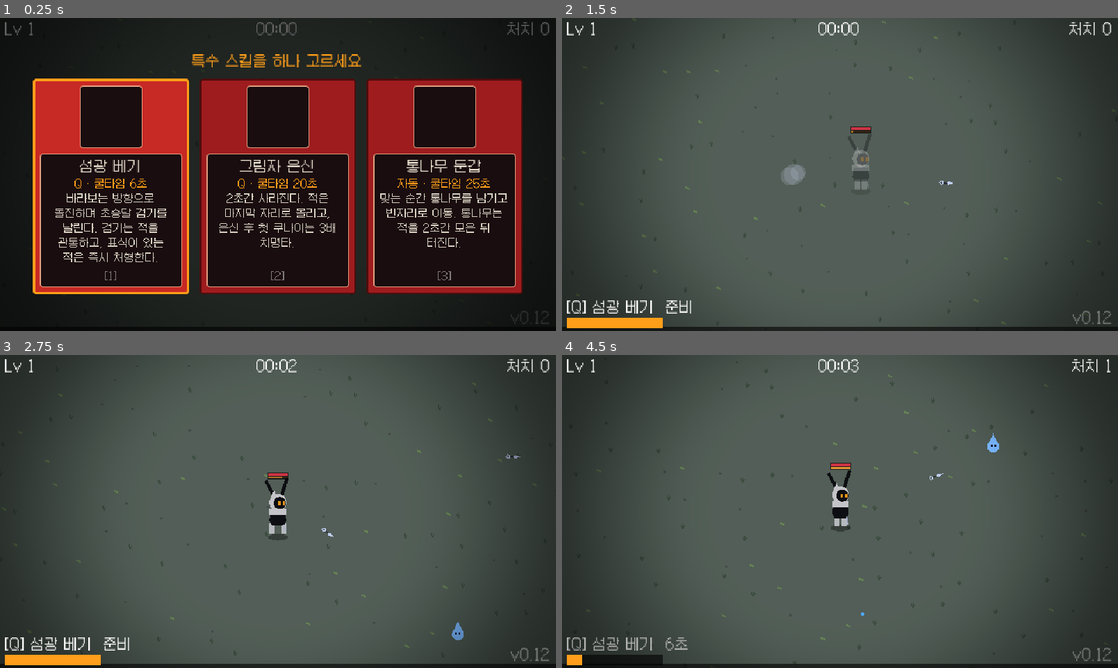
Above: before the commit, frames 1-4 (two rows, left to right).
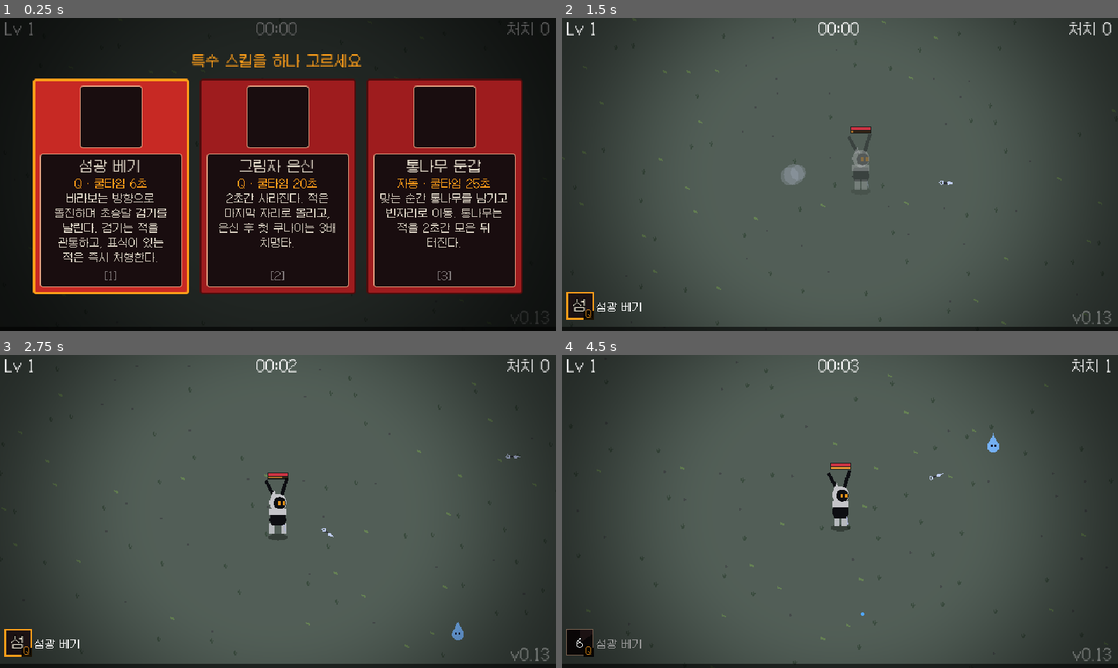
Above: after the commit, the same moments.

Repository: sookmo6442/kilvi
Game: Godot game, scene res://scenes/main.tscn
Two runs of this game, one before a commit and one after it. Both use one fixed random seed, a clock stepped at 60 frames per second and the inputs below.
Inputs (mouse positions are in pixels of both pictures, inside the frame that each line leads up to):
- Up to frame 1 (0.25 s): no input
- Up to frame 2 (1.5 s): click (673, 187) at 0.52 s; tap Enter at 1.25 s; move the mouse to (962, 158) at 1.27 s; hold D (move_right) from 1.28 s (still down); hold Space (dash) from 1.28 s (still down)
- Up to frame 3 (2.75 s): move the mouse to (166, 527) at 2.02 s; release D (move_right) at 2.03 s; release Space (dash) at 2.03 s; hold S (move_down) from 2.03 s (still down); tap Shift at 2.1 s
- Up to frame 4 (4.5 s): move the mouse to (895, 442) at 2.77 s; release S (move_down) at 2.78 s; hold D (move_right) 2.78-3.53 s; tap E at 2.85 s; move the mouse to (812, 574) at 3.52 s; hold W (move_up) 3.53-4.25 s; tap P at 3.6 s; click "계속하기" at 4.25 s

The runs differ from the first frame. In frame 1, less than 0.1% of the frame differs, in the area x 97-99%, y 95-98%; in frame 2, 1.3%, in the area x 0-99%, y 87-100%; in frame 3, 1.3%; in frame 4, 1.2%.

Commit message:
v0.13: 특수 스킬을 아이콘 칸과 쿨타임 덮개로 표시
Co-Authored-By: Claude Opus 5.5 <noreply@anthropic.com>
Claude-Session: https://claude.ai/code/session_01HZDMDrb8GZDFDEhgWpqJy8

Diff:
--- a/project.godot
+++ b/project.godot
@@ -6,7 +6,7 @@
 [application]
 
 config/name="Kilvi"
-config/version="0.12"
+config/version="0.13"
 config/description="검은 토끼 닌자 킬비의 서바이벌 게임 (프로토타입)"
 run/main_scene="res://scenes/main.tscn"
 config/features=PackedStringArray("4.7", "GL Compatibility")
--- a/scripts/game_data.gd
+++ b/scripts/game_data.gd
@@ -5,7 +5,7 @@
 const RUN_LENGTH := 1200.0 # 한 판 길이(초). 이때 최종 보스가 나오고, 잡으면 클리어.
 const MAX_WEAPONS := 6
 const MAX_PASSIVES := 6
-const VERSION := "0.12"
+const VERSION := "0.13"
 const MAX_ENEMIES := 500
 
 ## 갈래: 체술(쿠나이를 쥐고 베기), 비술(닌자 도구), 인술(속성 술법).
--- a/scripts/main.gd
+++ b/scripts/main.gd
@@ -463,7 +463,7 @@
 		player.skill_id = option.id
 		last_skill = option.id
 		var d: Dictionary = GameData.SKILLS[option.id]
-		hud.setup_skill(d.name, d.key)
+		hud.setup_skill(option.id, d.name, d.key)
 		return
 	match option.kind:
 		"weapon": player.add_or_level_weapon(option.id)
--- a/scripts/ui/hud.gd
+++ b/scripts/ui/hud.gd
@@ -1,6 +1,8 @@
 extends CanvasLayer
 ## 화면 정보: 위쪽에 레벨·시간·처치 수, 맨 아래에 경험치 바.
 ## 체력과 대시는 킬비 머리 위(overhead_bars.gd)에 뜬다.
+
+const SkillSlot := preload("res://scripts/ui/skill_slot.gd")
 
 var _xp_bar: ProgressBar
 var _level_label: Label
@@ -11,7 +13,7 @@
 var _boss_label: Label
 var _boss_bar: ProgressBar
 var _boss_marks: ProgressBar
-var _skill_bar: ProgressBar
+var _skill_slot: SkillSlot
 var _message_label: Label
 var _message_left := 0.0
 
@@ -84,18 +86,18 @@
 	root.add_child(_boss_marks)
 	hide_boss()
 
-	# 왼쪽 아래: 특수 스킬
+	# 왼쪽 아래: 특수 스킬 아이콘과 이름
+	_skill_slot = SkillSlot.new()
+	_skill_slot.set_anchors_preset(Control.PRESET_BOTTOM_LEFT)
+	_skill_slot.position = Vector2(6, -44)
+	root.add_child(_skill_slot)
 	_skill_label = Label.new()
 	_skill_label.set_anchors_preset(Control.PRESET_BOTTOM_LEFT)
-	_skill_label.position = Vector2(6, -36)
+	_skill_label.position = Vector2(40, -34)
+	_skill_label.add_theme_font_size_override("font_size", 12)
 	root.add_child(_skill_label)
-	_skill_bar = UiStyle.bar(UiStyle.ORANGE, 4)
-	_skill_bar.set_anchors_preset(Control.PRESET_BOTTOM_LEFT)
-	_skill_bar.position = Vector2(6, -15)
-	_skill_bar.size = Vector2(110, 4)
-	root.add_child(_skill_bar)
 	_skill_label.visible = false
-	_skill_bar.visible = false
+	_skill_slot.visible = false
 
 	var ver := Label.new()
 	ver.set_anchors_preset(Control.PRESET_BOTTOM_RIGHT)
@@ -117,28 +119,18 @@
 		_message_label.modulate.a = clampf(_message_left / 0.4, 0.0, 1.0)
 
 
-var _skill_name := ""
-var _skill_key := ""
-
-
-func setup_skill(skill_name: String, key: String) -> void:
-	_skill_name = skill_name
-	_skill_key = key
+func setup_skill(id: String, skill_name: String, key: String) -> void:
+	_skill_slot.setup(id, skill_name, key)
+	_skill_label.text = skill_name
 	_skill_label.visible = true
-	_skill_bar.visible = true
+	_skill_slot.visible = true
 
 
 func set_skill(left: float, total: float) -> void:
-	if _skill_name == "":
+	if not _skill_slot.visible:
 		return
-	_skill_bar.max_value = total
-	_skill_bar.value = total - left
-	if left > 0.0:
-		_skill_label.text = "[%s] %s  %d초" % [_skill_key, _skill_name, ceili(left)]
-		_skill_label.modulate = Color(0.7, 0.7, 0.7)
-	else:
-		_skill_label.text = "[%s] %s  준비" % [_skill_key, _skill_name]
-		_skill_label.modulate = Color.WHITE
+	_skill_slot.set_cooldown(left, total)
+	_skill_label.modulate = Color(0.6, 0.6, 0.6) if left > 0.0 else Color.WHITE
 
 
 func set_boss(boss_name: String, hp: float, max_hp: float, marks: int, mark_limit: int, staggered: bool) -> void:
--- /dev/null
+++ b/scripts/ui/skill_slot.gd
@@ -0,0 +1,89 @@
+extends Control
+## 왼쪽 아래 특수 스킬 아이콘 칸.
+## res://art/icons/<스킬 id>.png 가 있으면 그 그림을, 없으면 스킬 이름 첫 글자를 보여 준다.
+## 쿨타임 동안은 시계 방향으로 걷히는 어두운 덮개와 남은 초가 뜨고, 준비되면 테두리가 한 번 번쩍인다.
+
+const SLOT := 30.0
+const BG := Color(0.1, 0.05, 0.06, 0.85)
+const BORDER := Color(0.95, 0.75, 0.6, 0.8)
+const SHADE := Color(0, 0, 0, 0.65)
+
+var _icon: Texture2D
+var _initial := ""
+var _key := ""
+var _left := 0.0
+var _total := 1.0
+var _flash := 0.0
+
+
+func _init() -> void:
+	custom_minimum_size = Vector2(SLOT, SLOT)
+	size = custom_minimum_size
+	mouse_filter = Control.MOUSE_FILTER_IGNORE
+
+
+func setup(id: String, skill_name: String, key: String) -> void:
+	var path := "res://art/icons/%s.png" % id
+	_icon = load(path) if ResourceLoader.exists(path) else null
+	_initial = skill_name.substr(0, 1)
+	_key = key
+	queue_redraw()
+
+
+func set_cooldown(left: float, total: float) -> void:
+	if _left > 0.0 and left <= 0.0:
+		_flash = 0.35
+	_left = maxf(left, 0.0)
+	_total = maxf(total, 0.01)
+
+
+func _process(delta: float) -> void:
+	_flash = maxf(_flash - delta, 0.0)
+	queue_redraw()
+
+
+func _draw() -> void:
+	var r := Rect2(Vector2.ZERO, Vector2(SLOT, SLOT))
+	var font := get_theme_font("font", "Label")
+	draw_rect(r, BG)
+	if _icon:
+		draw_texture_rect(_icon, r.grow(-2), false)
+	elif _left <= 0.0:
+		_text_center(font, _initial, r.get_center() + Vector2(0, 1), 16, UiStyle.CREAM)
+
+	if _left > 0.0:
+		# 시계 방향으로 걷히는 덮개 (12시에서 시작)
+		var frac := _left / _total
+		var c := r.get_center()
+		var pts := PackedVector2Array([c])
+		var steps := 32
+		var start := -PI / 2.0 + TAU * (1.0 - frac)
+		for i in steps + 1:
+			var a := lerpf(start, -PI / 2.0 + TAU, float(i) / steps)
+			pts.append(c + _to_square(Vector2(cos(a), sin(a))) * SLOT / 2.0)
+		if pts.size() >= 3:
+			draw_colored_polygon(pts, SHADE)
+		_text_center(font, str(ceili(_left)), c + Vector2(0, 1), 12, Color.WHITE)
+		draw_rect(r, BORDER.darkened(0.4), false, 1.0)
+	else:
+		var col := UiStyle.ORANGE.lerp(Color.WHITE, _flash / 0.35)
+		draw_rect(r, col, false, 1.0 + (2.0 if _flash > 0.0 else 1.0))
+
+	# 키 표시: 오른쪽 아래 모서리의 작은 딱지
+	if _key != "":
+		var ks := font.get_string_size(_key, HORIZONTAL_ALIGNMENT_LEFT, -1, 10)
+		var badge := Rect2(SLOT - ks.x - 3, SLOT - 9, ks.x + 4, 10)
+		draw_rect(badge, Color(0, 0, 0, 0.9))
+		draw_string(font, Vector2(badge.position.x + 2, SLOT - 1), _key, HORIZONTAL_ALIGNMENT_LEFT, -1, 10, UiStyle.ORANGE)
+
+
+## 원 위의 방향을 정사각형 테두리까지 늘린다 (덮개가 칸을 꽉 채우게).
+static func _to_square(d: Vector2) -> Vector2:
+	return d / maxf(absf(d.x), absf(d.y))
+
+
+func _text_center(font: Font, text: String, center: Vector2, fs: int, col: Color) -> void:
+	var s := font.get_string_size(text, HORIZONTAL_ALIGNMENT_LEFT, -1, fs)
+	var p := center + Vector2(-s.x / 2.0, s.y / 2.0 - font.get_descent(fs))
+	draw_string_outline(font, p, text, HORIZONTAL_ALIGNMENT_LEFT, -1, fs, 3, Color.BLACK)
+	draw_string(font, p, text, HORIZONTAL_ALIGNMENT_LEFT, -1, fs, col)
Not shown, added: scripts/ui/skill_slot.gd.uid
